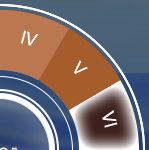
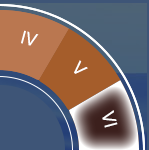
Revision of a layered (149, 150) image; what changed, layer by layer:
added layer "Mask" above "Layer 1" over [0, 0, 149, 150]
